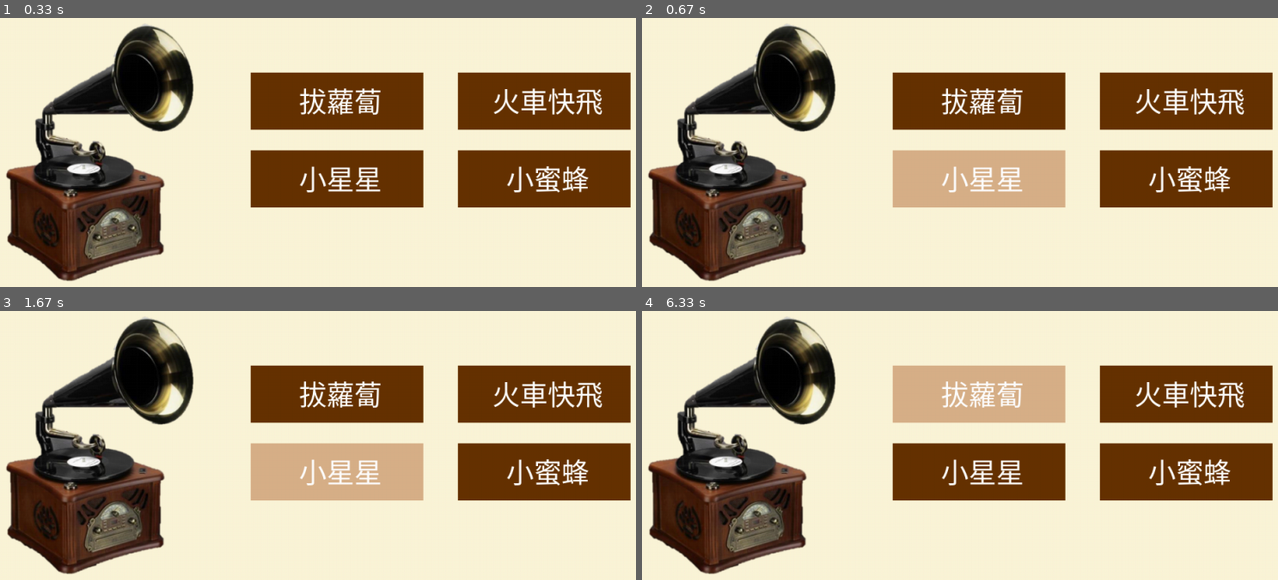
Above: before the commit, frames 1-4 (two rows, left to right).
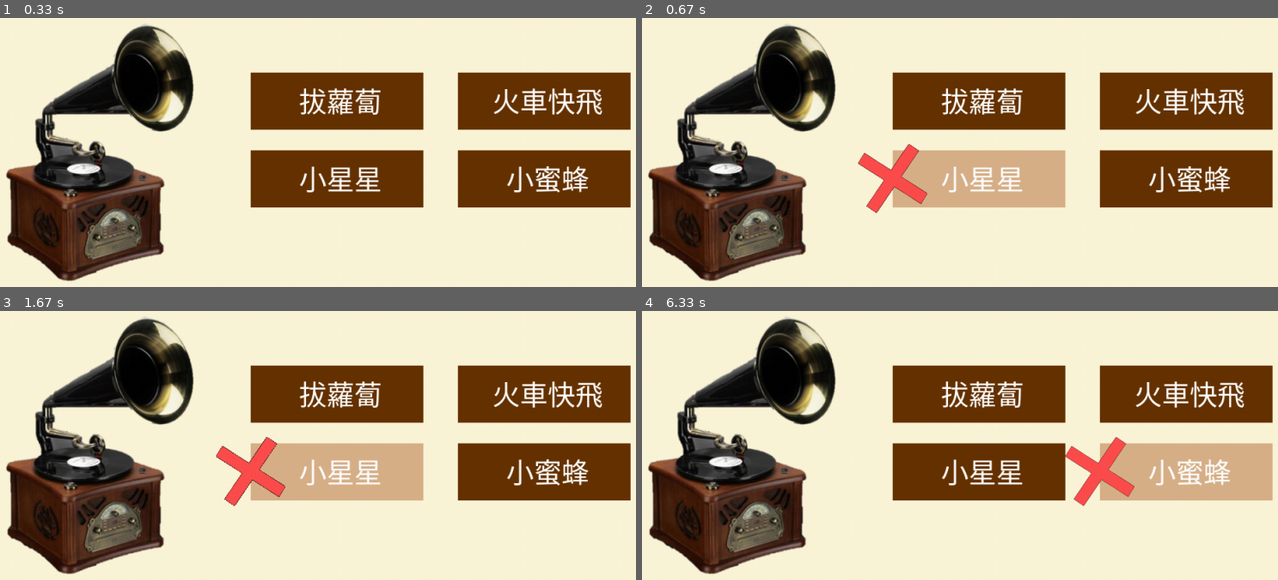
Above: after the commit, the same moments.

Repository: Luo-Andy-043/PBC_Final
Game: pygame game, started from Coding/mock_test.py
Two runs of this game, one before a commit and one after it. Both use one fixed random seed, a clock stepped at 60 frames per second and the inputs below.
Inputs (mouse positions are in pixels of both pictures, inside the frame that each line leads up to):
- Up to frame 1 (0.33 s): no input
- Up to frame 2 (0.67 s): click (928, 149) at 0.38 s
- Up to frame 3 (1.67 s): no input
- Up to frame 4 (6.33 s): press the mouse at (1188, 472) at 6.2 s; move the mouse to (1049, 380) at 6.3 s

Frame 1 is identical in both runs. In frame 2, 1.1% of the frame differs, in the area x 33-45%, y 46-73%; in frame 3, 1.1%; in frame 4, 12%, in the area x 39-100%, y 20-73%.

Commit message:
猜歌done

Diff:
--- a/Coding/mock_test.py
+++ b/Coding/mock_test.py
@@ -200,6 +200,22 @@
 
         # 載入圖片
         machine = pygame.image.load('./素材/猜歌/機器.png')
+        wrong = pygame.image.load('./素材/猜歌/叉.png')
+        wrong = pygame.transform.smoothscale(wrong, (100,100))
+        right = pygame.image.load('./素材/猜歌/圈.png')
+        right = pygame.transform.smoothscale(right, (100,100))
+
+        # 載入音樂
+        lowbou = pygame.mixer.Sound('./素材/猜歌/拔蘿蔔前奏.mp3')
+        lowbou.set_volume(0.5)
+        three = pygame.mixer.Sound('./素材/猜歌/三輪車前奏.mp3')
+        three.set_volume(0.5)
+        doggy = pygame.mixer.Sound('./素材/猜歌/哈巴狗前奏.mp3')
+        doggy.set_volume(0.5)
+        yes = pygame.mixer.Sound('./素材/猜歌/正確.mp3')
+        yes.set_volume(0.5)
+        no = pygame.mixer.Sound('./素材/猜歌/答錯.mp3')
+        no.set_volume(1)
 
         # 字型
         fontobj = pygame.font.Font('./素材/fonts/NotoSansCJKtc-hinted/NotoSansCJKtc-Black.otf', 40)
@@ -209,54 +225,230 @@
         light = (216,176,136)
         white = (255,255,255)
 
-        Q1 = False
+        Q1 = True
         Q2 = False
         Q3 = False
+        option1 = False
+        option2 = False
+        option3 = False
+        option4 = False
+        # 以下編號為題號
+        correct1 = False
+        correct2 = False
+        correct3 = False
+        # 以下編號是位置
+        wrong1 = False
+        wrong2 = False
+        wrong3 = False
+        wrong4 = False
+        # one2two = 0
+        waito = 1500
+        waitx = 300
+        played = False
+        done = False
         run = True
         while run:
-            for event in pygame.event.get():
-                if event.type == pygame.QUIT:
-                    run = False
-
-            # 畫選項格子
-            position = pygame.mouse.get_pos()
-            # potion1
-            if 470 <= position[0] <= 720 and 230 <= position[1] <= 313:
-                pygame.draw.rect(screen, light, [470, 230, 250, 83], 0)
-            else:
-                pygame.draw.rect(screen, normal, [470, 230, 250, 83], 0)
-            # option2
-            if 770 <= position[0] <= 1020 and 230 <= position[1] <= 313:
-                pygame.draw.rect(screen, light, [770, 230, 250, 83], 0)
-            else:
-                pygame.draw.rect(screen, normal, [770, 230, 250, 83], 0)
-            # option3
-            if 470 <= position[0] <= 720 and 343 <= position[1] <= 426:
-                pygame.draw.rect(screen, light, [470, 343, 250, 83], 0)
-            else:
-                pygame.draw.rect(screen, normal, [470, 343, 250, 83], 0)
-            # option4
-            if 770 <= position[0] <= 1020 and 343 <= position[1] <= 426:
-                pygame.draw.rect(screen, light, [770, 343, 250, 83], 0)
-            else:
-                pygame.draw.rect(screen, normal, [770, 343, 250, 83], 0)
-
-            # Q1
-            answer11 = fontobj.render('拔蘿蔔', True, white)
-            screen.blit(answer11,(540,240))
-            answer12 = fontobj.render('火車快飛', True, white)
-            screen.blit(answer12,(820,240))
-            answer13 = fontobj.render('小星星', True, white)
-            screen.blit(answer13,(540,353))
-            answer14 = fontobj.render('小蜜蜂', True, white)
-            screen.blit(answer14,(840,353))
-
-            pygame.display.update()
-
             # 畫背景
             screen.fill((252,245,216))
             machine = pygame.transform.smoothscale(machine, (378,415))
             screen.blit(machine, (75,140))
+            position = pygame.mouse.get_pos()
+            win = pygame.image.load('./素材/考卷/win.png')
+
+            for event in pygame.event.get():
+                if event.type == pygame.QUIT:
+                    run = False
+                if event.type == pygame.MOUSEBUTTONDOWN:
+                    if event.button == 1:
+                        if Q1:
+                            if 75 <= position[0] <= 453 and 140 <= position[1] <= 555:
+                                lowbou.stop()
+                                lowbou.play()
+                            if option1:
+                                correct1 = True
+                                lowbou.stop()
+                            elif option2:
+                                wrong2 = True
+                                lowbou.stop()
+                            elif option3:
+                                wrong3 = True
+                                lowbou.stop()
+                            elif option4:
+                                wrong4 = True
+                                lowbou.stop()
+                        if Q2:
+                            if 75 <= position[0] <= 453 and 140 <= position[1] <= 555:
+                                three.stop()
+                                three.play()
+                            if option1:
+                                wrong1 = True
+                                three.stop()
+                            elif option2:
+                                wrong2 = True
+                                three.stop()
+                            elif option3:
+                                correct2 = True
+                                three.stop()
+                            elif option4:
+                                wrong4 = True
+                                three.stop()
+                        if Q3:
+                            if 75 <= position[0] <= 453 and 140 <= position[1] <= 555:
+                                doggy.stop()
+                                doggy.play()
+                            if option1:
+                                wrong1 = True
+                                doggy.stop()
+                            elif option2:
+                                wrong2 = True
+                                doggy.stop()
+                            elif option3:
+                                wrong3 = True
+                                doggy.stop()
+                            elif option4:
+                                correct3 = True
+                                doggy.stop()
+            # 播音樂
+            if Q1 and played == False:
+                lowbou.play()
+                played = True
+            if Q2 and played == False:
+                three.play()
+                played = True
+            if Q3 and played == False:
+                doggy.play()
+                played = True
+            # 畫選項格子
+            # option1
+            if 470 <= position[0] <= 720 and 230 <= position[1] <= 313:
+                pygame.draw.rect(screen, light, [470, 230, 250, 83], 0)
+                option1 = True
+            else:
+                pygame.draw.rect(screen, normal, [470, 230, 250, 83], 0)
+                option1 = False
+            # option2
+            if 770 <= position[0] <= 1020 and 230 <= position[1] <= 313:
+                pygame.draw.rect(screen, light, [770, 230, 250, 83], 0)
+                option2 = True
+            else:
+                pygame.draw.rect(screen, normal, [770, 230, 250, 83], 0)
+                option2 = False
+            # option3
+            if 470 <= position[0] <= 720 and 343 <= position[1] <= 426:
+                pygame.draw.rect(screen, light, [470, 343, 250, 83], 0)
+                option3 = True
+            else:
+                pygame.draw.rect(screen, normal, [470, 343, 250, 83], 0)
+                option3 = False
+            # option4
+            if 770 <= position[0] <= 1020 and 343 <= position[1] <= 426:
+                pygame.draw.rect(screen, light, [770, 343, 250, 83], 0)
+                option4 = True
+            else:
+                pygame.draw.rect(screen, normal, [770, 343, 250, 83], 0)
+                option4 = False
+
+            # 題目
+            if Q1:
+                answer11 = fontobj.render('拔蘿蔔', True, white)
+                screen.blit(answer11,(540,240))
+                answer12 = fontobj.render('火車快飛', True, white)
+                screen.blit(answer12,(820,240))
+                answer13 = fontobj.render('小星星', True, white)
+                screen.blit(answer13,(540,353))
+                answer14 = fontobj.render('小蜜蜂', True, white)
+                screen.blit(answer14,(840,353))
+            if Q2:
+                answer11 = fontobj.render('捕魚歌', True, white)
+                screen.blit(answer11,(540,240))
+                answer12 = fontobj.render('兩隻老虎', True, white)
+                screen.blit(answer12,(820,240))
+                answer13 = fontobj.render('三輪車', True, white)
+                screen.blit(answer13,(540,353))
+                answer14 = fontobj.render('潑水歌', True, white)
+                screen.blit(answer14,(840,353))
+            if Q3:
+                answer11 = fontobj.render('虎姑婆', True, white)
+                screen.blit(answer11,(540,240))
+                answer12 = fontobj.render('春神來了', True, white)
+                screen.blit(answer12,(820,240))
+                answer13 = fontobj.render('茉莉花', True, white)
+                screen.blit(answer13,(540,353))
+                answer14 = fontobj.render('哈巴狗', True, white)
+                screen.blit(answer14,(840,353))
+
+            if correct1:
+                yes.play()
+                for i in range(waito):
+                    screen.blit(right, (420,221))
+                    pygame.display.update()
+                correct1 = False
+                Q1 = False
+                Q2 = True
+                played = False
+
+            if correct2:
+                yes.play()
+                for i in range(waito):
+                    screen.blit(right, (420,334))
+                    pygame.display.update()
+                correct2 = False
+                Q2 = False
+                Q3 = True
+                played = False
+
+            if correct3:
+                yes.play()
+                for i in range(waito):
+                    screen.blit(right, (720,334))
+                    pygame.display.update()
+                correct3 = False
+                done = True
+
+            if done:
+                win = pygame.transform.smoothscale(win, (1120,630))
+                screen.blit(win, (0,0))
+
+            if wrong1:
+                no.play()
+                for i in range(waitx):
+                    screen.blit(wrong, (420,221))
+                    pygame.display.update()
+                wrong1 = False
+
+            if wrong2:
+                no.play()
+                for i in range(waitx):
+                    screen.blit(wrong, (720,221))
+                    pygame.display.update()
+                wrong2 = False
+
+            if wrong3:
+                no.play()
+                for i in range(waitx):
+                    screen.blit(wrong, (420,334))
+                    pygame.display.update()
+                wrong3 = False
+
+            if wrong4:
+                no.play()
+                for i in range(waitx):
+                    screen.blit(wrong, (720,334))
+                    pygame.display.update()
+                wrong4 = False
+            '''
+            if correct1:
+                screen.blit(right, (420,221))
+                one2two += 1
+
+            if one2two == 30:
+                correct1 = False
+                Q1 = False
+                Q2 = True
+            '''
+
+
+            pygame.display.update()
 
 
 # 玩遊戲!
Binary file added: Coding/素材/猜歌/叉.png
Binary file added: Coding/素材/猜歌/圈.png
Not shown, added: Coding/素材/猜歌/哈巴狗前奏.mp3
Not shown, added: Coding/素材/猜歌/正確.mp3
Not shown, added: Coding/素材/猜歌/答錯.mp3
